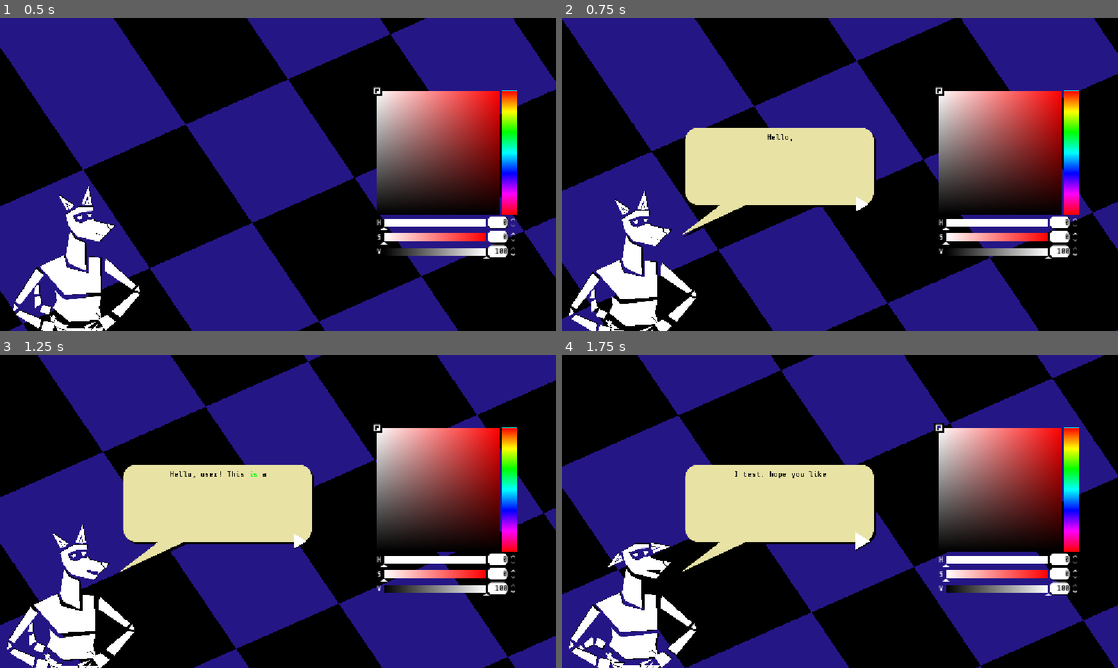
Above: before the commit, frames 1-4 (two rows, left to right).
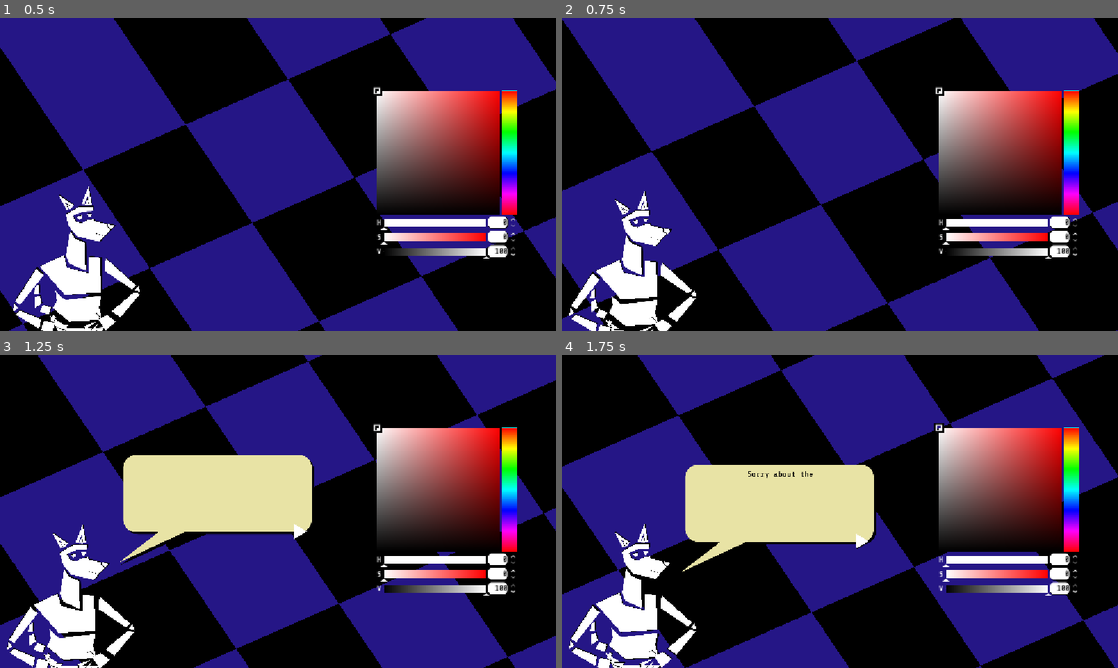
Above: after the commit, the same moments.

Repository: AlejandroCiuba/color-picker-game
Game: Godot game, scene res://scenes/levels/test.tscn
Two runs of this game, one before a commit and one after it. Both use one fixed random seed, a clock stepped at 60 frames per second and the inputs below. The project has no main scene, so this scene is started directly.
Inputs (mouse positions are in pixels of both pictures, inside the frame that each line leads up to; where the layout moved, square brackets give the same spot in the first picture):
- Up to frame 1 (0.5 s): no input
- Up to frame 2 (0.75 s): move the mouse to (962, 158) at 0.52 s; hold Right (ui_right) from 0.53 s (still down)
- Up to frame 3 (1.25 s): keep holding Right (ui_right)
- Up to frame 4 (1.75 s): release Right (ui_right) at 1.25 s; click (862, 530) [862, 542] at 1.25 s

Frame 1 is identical in both runs. In frame 2, 8.6% of the frame differs, in the area x 21-57%, y 35-70%; in frame 3, 2.8%; in frame 4, 0.6%.

Commit message:
Experimenting with cutscenes

Diff:
--- a/assets/json/test.json
+++ b/assets/json/test.json
@@ -11,6 +11,14 @@
 		{
 			"callbacks": [
 				{
+					"args": [],
+					"callback": "scene.tween_dialog_appear"
+				}
+			]
+		},
+		{
+			"callbacks": [
+				{
 					"args": [
 						"happy"
 					],
@@ -18,7 +26,19 @@
 				}
 			],
 			"dialog_id": "Casper",
-			"text": "Hello, user! This [color=green]is[/color] a test."
+			"text": "Sorry about the delay."
+		},
+		{
+			"callbacks": [
+				{
+					"args": [
+						"happy"
+					],
+					"callback": "casper.talk"
+				}
+			],
+			"dialog_id": "Casper",
+			"text": "Hello, user! This [color=red]is[/color] a test."
 		},
 		{
 			"callbacks": [
--- a/scenes/levels/level.gd
+++ b/scenes/levels/level.gd
@@ -4,14 +4,21 @@
 @onready var dialog: DialogBox = %DialogBox
 
 
+func tween_dialog_appear() -> void:
+
+	var tween: Tween = create_tween()
+	tween.set_trans(Tween.TRANS_BACK).set_ease(Tween.EASE_IN_OUT)
+	tween.tween_property(dialog, "position", Vector2(246.0, 227.0), 0.75).from_current()
+	await tween.finished
+	dialog.dialog_display.next_line()
+
+
 func tween_casper_appear() -> void:
 
-	dialog.hide()
 	var tween: Tween = create_tween()
 	tween.set_trans(Tween.TRANS_BACK).set_ease(Tween.EASE_IN_OUT)
 	tween.tween_property(casper, "position", Vector2(147.0, 588.0), 0.75).from_current()
 	await tween.finished
-	dialog.show()
 	casper._tween_animation()
 	dialog.dialog_display.next_line()
 
--- a/scenes/levels/test.tscn
+++ b/scenes/levels/test.tscn
@@ -71,9 +71,9 @@
 [node name="DialogBox" parent="Dialog" unique_id=315318346 instance=ExtResource("6_koekj")]
 unique_name_in_owner = true
 offset_left = 246.0
-offset_top = 227.0
+offset_top = 685.0
 offset_right = 246.0
-offset_bottom = 227.0
+offset_bottom = 685.0
 scale = Vector2(0.35130125, 0.35130125)
 dialog_id = "Casper"
 
Not shown, changed: assets/text/test.txt
